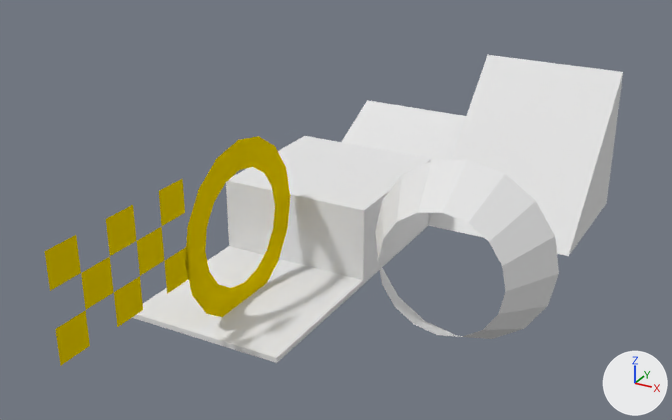
A saved change to the Blender file components/blocklib.blend.
Both versions are drawn from a camera (50 mm lens) standing at (89.8, -161.3, 71.5) and looking at (6.5, -9.8, -4.3). Every picture has the same lights, and +X, +Y and +Z are marked at lower right.

Objects in the first picture: 'Block_0_32_32_16', 'Block_1_32_32_16', 'Block_1_32_32_32', 'Block_Checkpoint', 'Block_Platform_32_32_1', 'Block_Portal', 'Block_Start'.
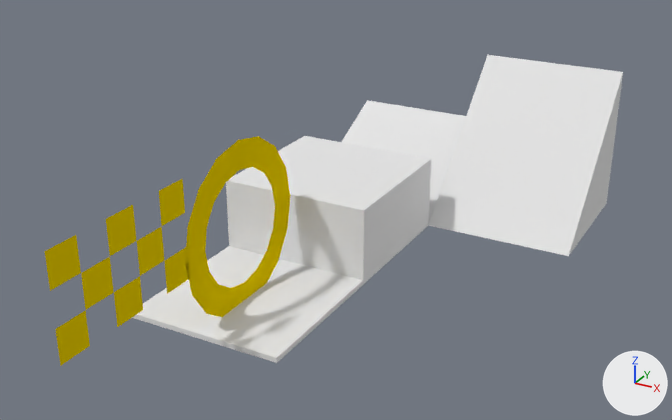
Location of each change, [x1, y1, x2, y2] in pixels of the pictures (672 x 420 px):
'Block_Portal', deleted: before [375, 160, 559, 339]

The change, as a list of edits to the scene's bpy script:
```text
Remove ob_block_portal:
    ob_block_portal = bpy.data.objects.new('Block_Portal', me_block_portal)
    ob_block_portal.location = (39.1, -33.7, 0.0)
```
